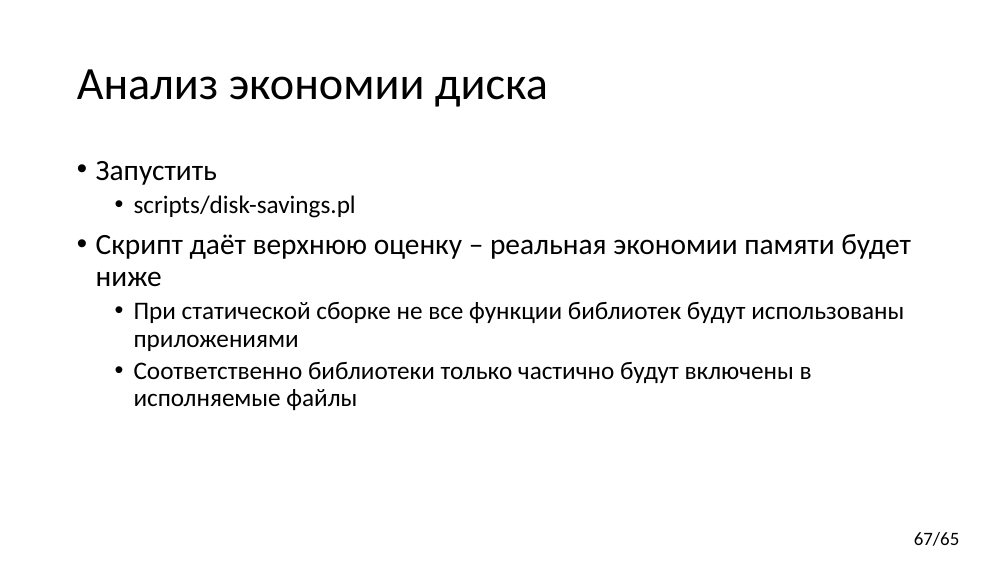
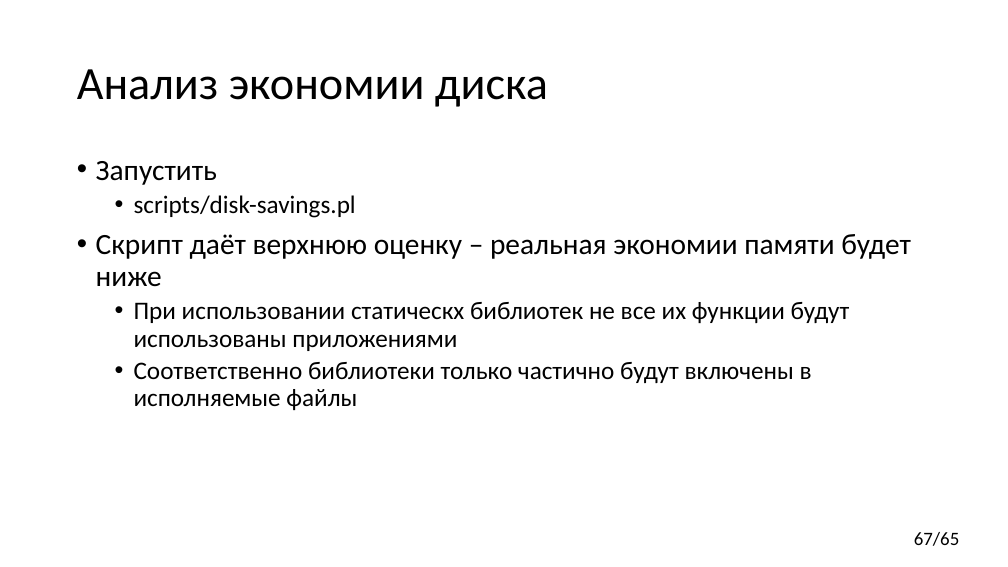
Before and after one commit to yugr/CppRussia, a slide deck: slide 67 of 2024/RU.pptx. Drawn at 1008x567 pixels with LibreOffice and Linux fonts; fonts in the diff are those of the drawing. Boxes give left, top, right and bottom in pixels: in the first picture for what was removed or moved away, otherwise in the second. Text is boxed around its words. In the diff, an @@ line names an element or a change of style, - is before the commit and + after.

```diff
--- a/2024/RU.pptx
+++ b/2024/RU.pptx
@@ text at [134, 302, 850, 351]: text changed @@
-  • При статической сборке не все функции библиотек будут использованы приложениями
+  • При использовании статическх библиотек не все их функции будут использованы приложениями
```
Also in this commit, not shown: 5 other slides changed, 1 other file.
